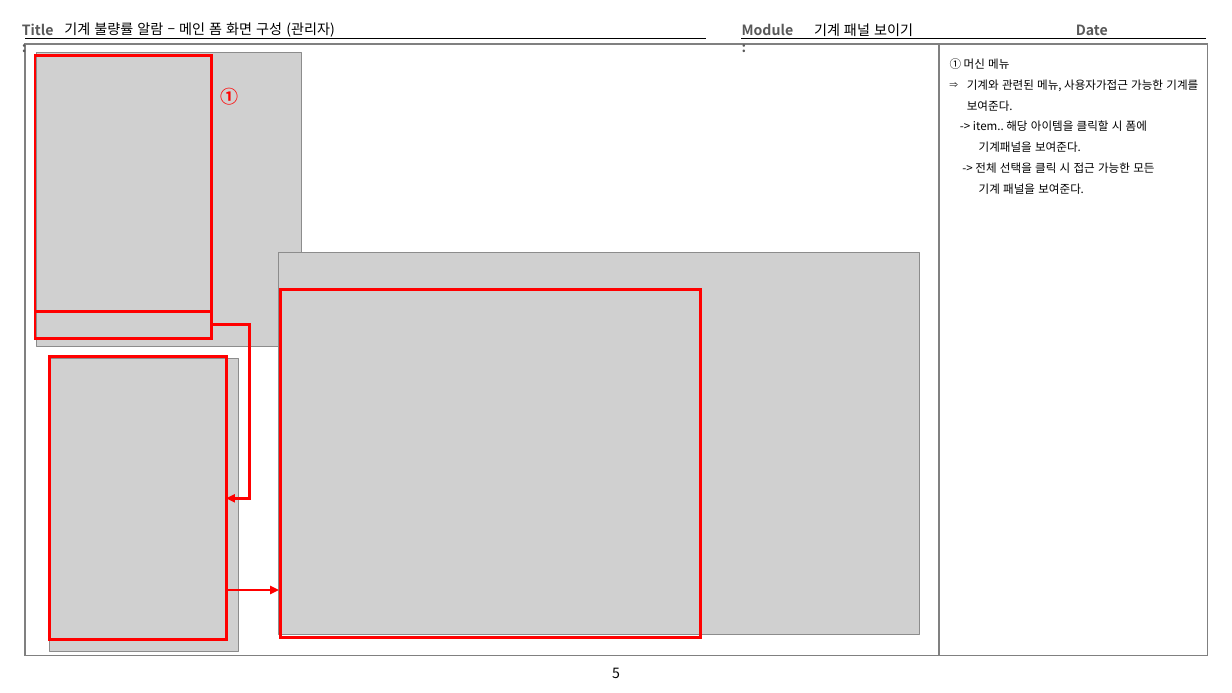
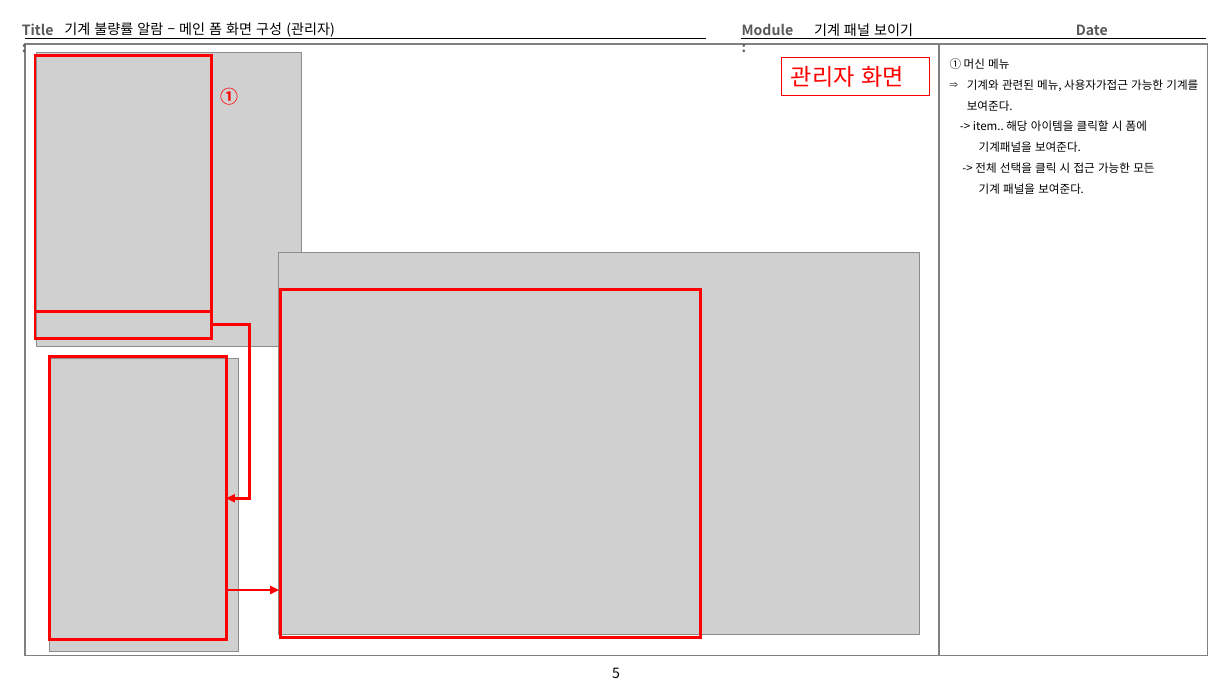
Before and after one commit to Cliedy-s/AIclass, a slide deck: slide 5 of project/03_화면설계/화면설계.pptx. Drawn at 1232x693 pixels with LibreOffice and Linux fonts; fonts in the diff are those of the drawing; grey boxes stand for pictures. Boxes give left, top, right and bottom in pixels: in the first picture for what was removed or moved away, otherwise in the second. Text is boxed around its words. In the diff, an @@ line names an element or a change of style, - is before the commit and + after.

```diff
--- a/project/03_화면설계/화면설계.pptx
+++ b/project/03_화면설계/화면설계.pptx
@@ rectangle added at <box>782,58,930,95</box>, fill #FFFFFF, outline #FF0000 0.75 pt, 18 pt, text #FF0000 @@
+관리자 화면
```
Also in this commit, not shown: 10 other slides changed, 1 slide added, 45 other files.
